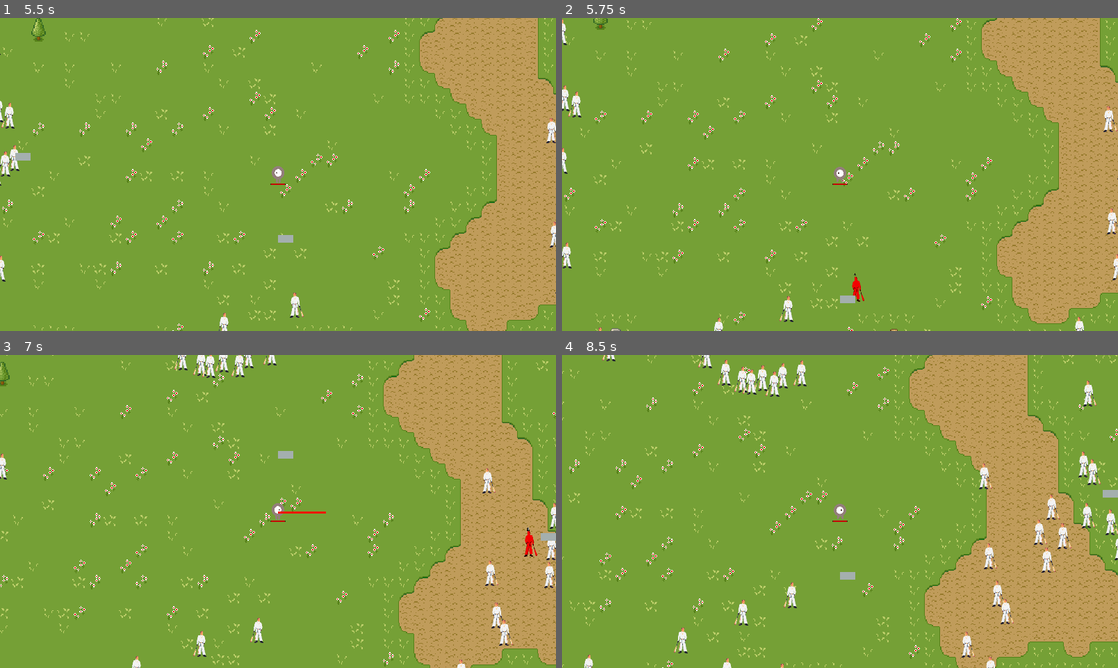
Above: before the commit, frames 1-4 (two rows, left to right).
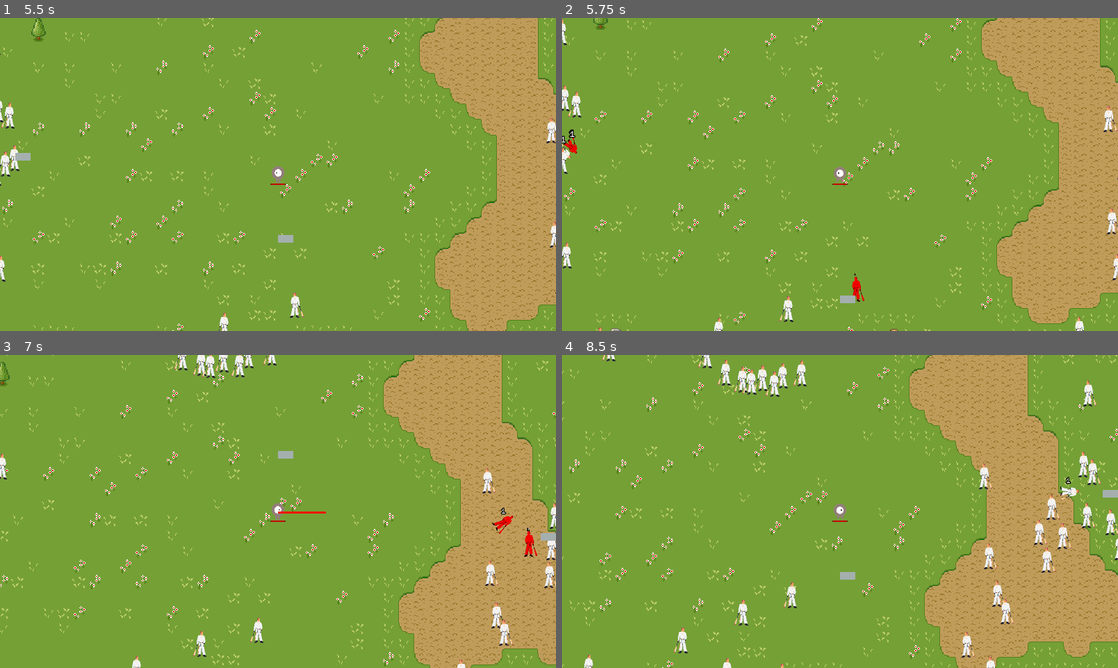
Above: after the commit, the same moments.

Repository: lyquid/ParkingSurvivors
Game: Godot game, scene res://Main.tscn
Two runs of this game, one before a commit and one after it. Both use one fixed random seed, a clock stepped at 60 frames per second and the inputs below.
Inputs (mouse positions are in pixels of both pictures, inside the frame that each line leads up to):
- Up to frame 1 (5.5 s): tap Enter at 0.5 s; move the mouse to (400, 158) at 0.52 s; hold D (move_right) 0.53-1.28 s; hold Mouse wheel up (zoom_in) 0.53-1.28 s; move the mouse to (166, 190) at 1.27 s; hold S (move_down) 1.28-2.03 s; tap Mouse wheel down (zoom_out) at 1.35, 2.85, 4.35 s; move the mouse to (333, 105) at 2.02 s; hold D (move_right) 2.03-2.78 s; hold Mouse wheel up (zoom_in) 2.03-2.78 s; move the mouse to (250, 237) at 2.77 s; hold W (move_up) 2.78-3.53 s; move the mouse to (444, 221) at 3.52 s; hold Mouse wheel up (zoom_in) 3.53-4.28 s; hold A (move_left) 3.53-5.03 s; move the mouse to (111, 127) at 4.27 s; move the mouse to (305, 174) at 5.02 s; hold S (move_down) from 5.03 s (still down); hold Mouse wheel up (zoom_in) from 5.03 s (still down)
- Up to frame 2 (5.75 s): keep holding S (move_down); keep holding Mouse wheel up (zoom_in)
- Up to frame 3 (7 s): move the mouse to (194, 433) at 5.77 s; release S (move_down) at 5.78 s; release Mouse wheel up (zoom_in) at 5.78 s; hold D (move_right) 5.78-6.53 s; tap Mouse wheel down (zoom_out) at 5.85 s; move the mouse to (400, 495) at 6.52 s; hold W (move_up) from 6.53 s (still down); hold Mouse wheel up (zoom_in) from 6.53 s (still down)
- Up to frame 4 (8.5 s): move the mouse to (728, 527) at 7.27 s; release W (move_up) at 7.28 s; release Mouse wheel up (zoom_in) at 7.28 s; hold D (move_right) 7.28-8.03 s; tap Mouse wheel down (zoom_out) at 7.35 s; move the mouse to (895, 442) at 8.02 s; hold S (move_down) from 8.03 s (still down); hold Mouse wheel up (zoom_in) from 8.03 s (still down)

Frame 1 is identical in both runs. In frame 2, 0.1% of the frame differs, in the area x 0-3%, y 35-45%; in frame 3, 0.1%; in frame 4, less than 0.1%.

Commit message:
Dead animation for enemy

Diff:
--- a/enemies/Enemy.gd
+++ b/enemies/Enemy.gd
@@ -21,7 +21,7 @@
 onready var damage_label_show_timer := $DamageLabel/ShowTimer
 onready var damage_label_tween := $DamageLabel/Tween
 # Animation variables
-var other_animation_playing := false
+var dying := false
 onready var animated_sprite := $AnimatedSprite
 onready var hit_animation := $HitAnimation
 onready var collision_shape := $CollisionShape2D
@@ -48,7 +48,7 @@
 		move_and_slide(speed * direction)
 		for i in get_slide_count():
 			collision = get_slide_collision(i)
-			if collision != null && collision.collider.name == "Player":
+			if collision != null and collision.collider.name == "Player":
 				player.hit(damage)
 
 		# old movement
@@ -68,7 +68,7 @@
 
 func _process(_delta):
 	# sprite flip
-	if direction.x != 0.0:
+	if !dying and direction.x != 0.0:
 #		animated_sprite.flip_v = false
 		animated_sprite.flip_h = direction.x < 0.0
 
@@ -91,10 +91,9 @@
 	else:
 		ia_timer.stop()
 		direction = Vector2.ZERO
-		other_animation_playing = true
-#		animated_sprite.play("death")
+		dying = true
+		hit_animation.play("death")
 		collision_shape.call_deferred("set_disabled", true)
-		get_tree().queue_delete(self) # maybe this after some dead animation
 		emit_signal("death")
 
 	damage_label.text = damage_in as String
@@ -124,4 +123,8 @@
 func _on_StunTimer_timeout():
 	if health > 0.0:
 		stunned = false
-#		animates_monster(direction)
+
+
+func _on_HitAnimation_animation_finished(anim_name):
+	if anim_name == "death":
+		get_tree().queue_delete(self)
--- a/enemies/Enemy.tscn
+++ b/enemies/Enemy.tscn
@@ -14,6 +14,46 @@
 "name": "walk",
 "speed": 5.0
 } ]
+
+[sub_resource type="Animation" id=4]
+resource_name = "death"
+length = 0.6
+tracks/0/type = "value"
+tracks/0/path = NodePath("AnimatedSprite:modulate")
+tracks/0/interp = 1
+tracks/0/loop_wrap = true
+tracks/0/imported = false
+tracks/0/enabled = true
+tracks/0/keys = {
+"times": PoolRealArray( 0, 0.1, 0.2, 0.3, 0.4, 0.5, 0.6 ),
+"transitions": PoolRealArray( 1, 1, 1, 1, 1, 1, 1 ),
+"update": 1,
+"values": [ Color( 1, 0, 0, 1 ), Color( 1, 1, 1, 1 ), Color( 1, 0, 0, 1 ), Color( 1, 1, 1, 1 ), Color( 1, 0, 0, 1 ), Color( 1, 1, 1, 1 ), Color( 1, 0, 0, 1 ) ]
+}
+tracks/1/type = "value"
+tracks/1/path = NodePath("AnimatedSprite:rotation_degrees")
+tracks/1/interp = 1
+tracks/1/loop_wrap = true
+tracks/1/imported = false
+tracks/1/enabled = true
+tracks/1/keys = {
+"times": PoolRealArray( 0, 0.6 ),
+"transitions": PoolRealArray( 1, 1 ),
+"update": 0,
+"values": [ 0.0, 360.0 ]
+}
+tracks/2/type = "value"
+tracks/2/path = NodePath("AnimatedSprite:scale")
+tracks/2/interp = 1
+tracks/2/loop_wrap = true
+tracks/2/imported = false
+tracks/2/enabled = true
+tracks/2/keys = {
+"times": PoolRealArray( 0, 0.6 ),
+"transitions": PoolRealArray( 1, 1 ),
+"update": 0,
+"values": [ Vector2( 0.33, 0.33 ), Vector2( 0.33, 0.001 ) ]
+}
 
 [sub_resource type="Animation" id=1]
 resource_name = "hit"
@@ -47,6 +87,7 @@
 wait_time = 0.5
 
 [node name="HitAnimation" type="AnimationPlayer" parent="."]
+anims/death = SubResource( 4 )
 anims/hit = SubResource( 1 )
 
 [node name="StunTimer" type="Timer" parent="."]
@@ -68,5 +109,6 @@
 [node name="Tween" type="Tween" parent="DamageLabel"]
 
 [connection signal="timeout" from="IATimer" to="." method="_on_IATimer_timeout"]
+[connection signal="animation_finished" from="HitAnimation" to="." method="_on_HitAnimation_animation_finished"]
 [connection signal="timeout" from="StunTimer" to="." method="_on_StunTimer_timeout"]
 [connection signal="timeout" from="DamageLabel/ShowTimer" to="." method="_on_ShowTimer_timeout"]
Not shown: 1 places in enemies/Enemy.tscn that only renumber resources
